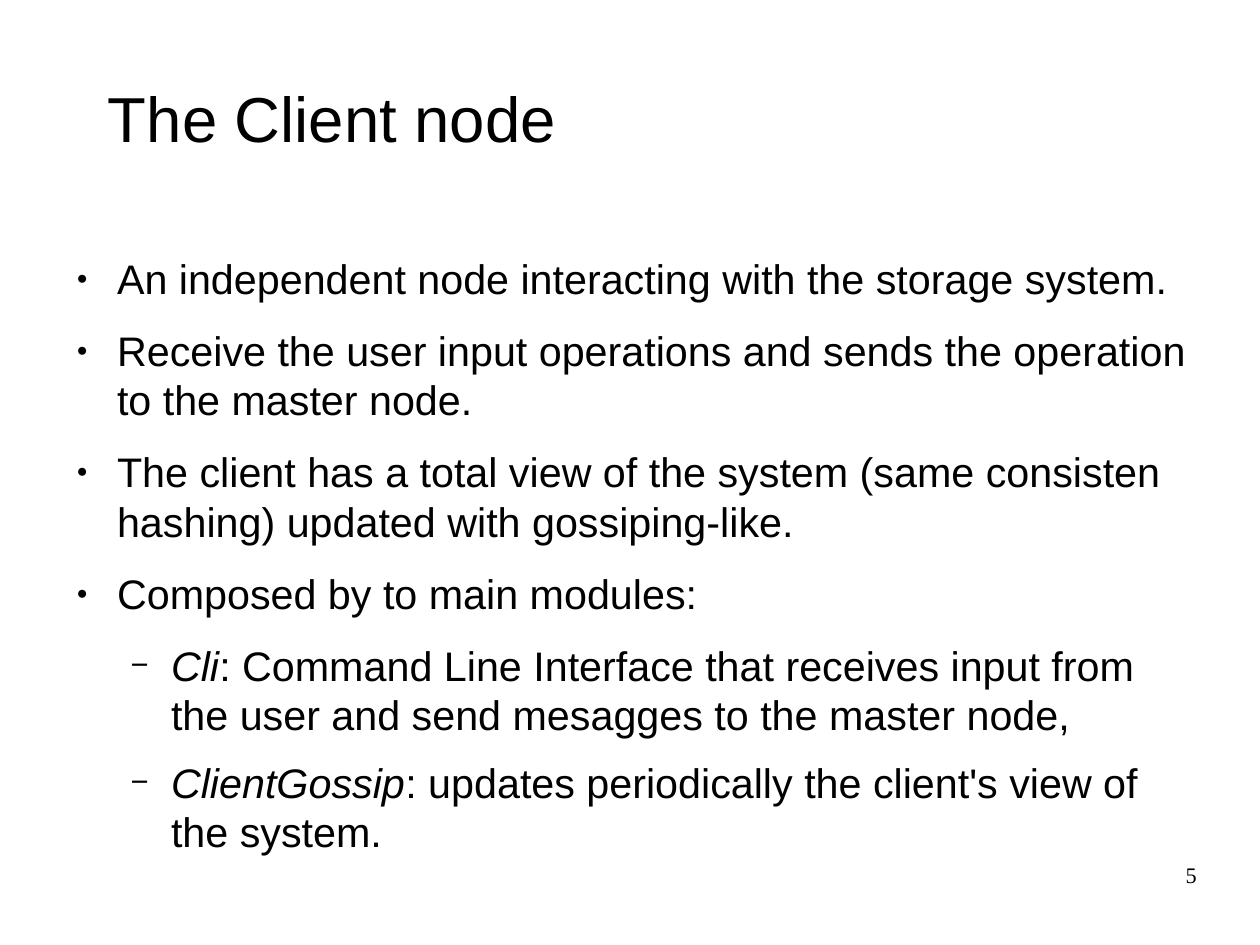
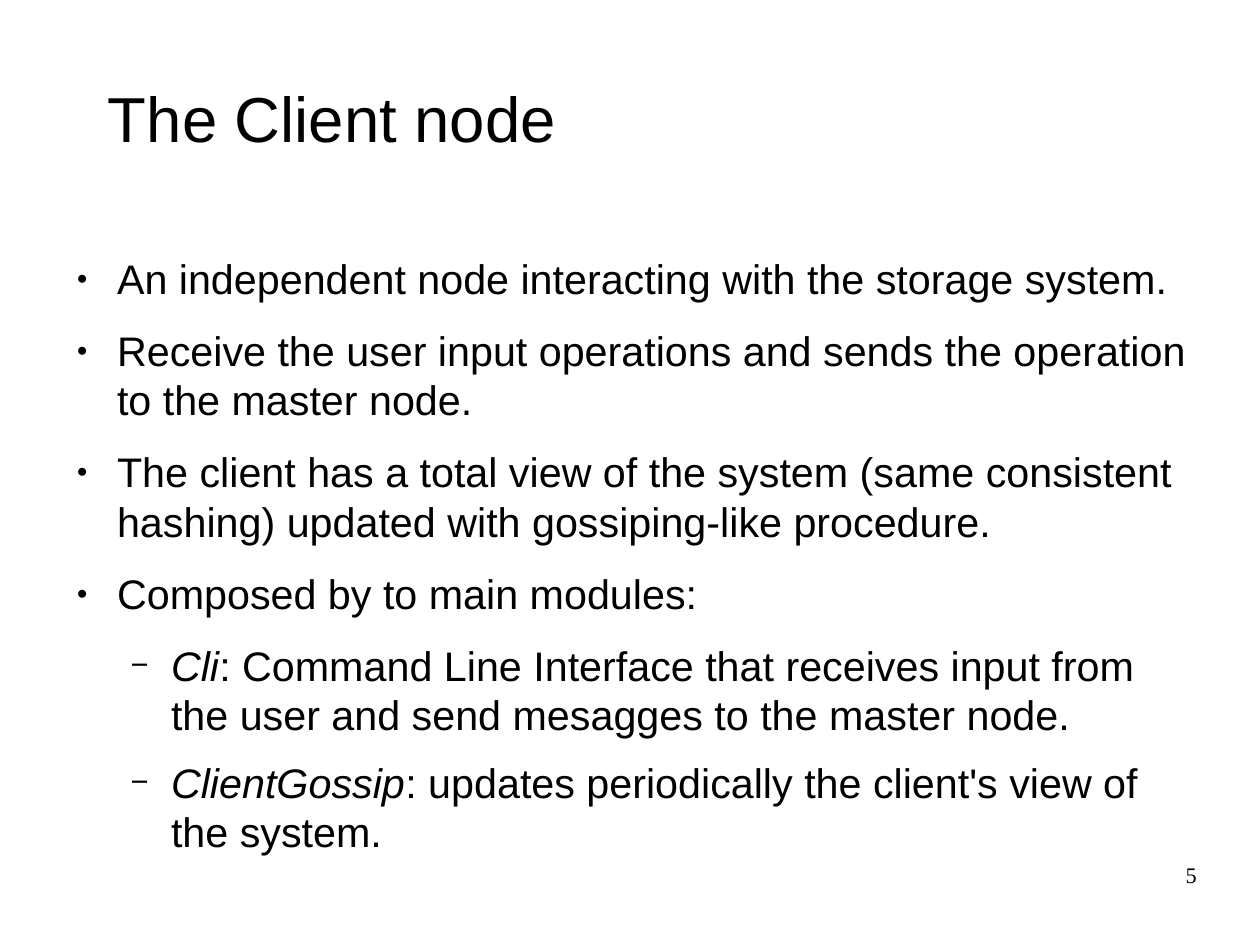
Before and after one commit to bhyvex/PAD-FileSystem, a slide deck: slide 5 of docs/Pad-fs_slides/Pad-fs_Neri.odp. Drawn at 1260x945 pixels with LibreOffice and Linux fonts; fonts in the diff are those of the drawing; background and template pictures are left out. Boxes give left, top, right and bottom in pixels: in the first picture for what was removed or moved away, otherwise in the second. Text is boxed around its words. In the diff, an @@ line names an element or a change of style, - is before the commit and + after.

```diff
--- a/docs/Pad-fs_slides/Pad-fs_Neri.odp
+++ b/docs/Pad-fs_slides/Pad-fs_Neri.odp
@@ text at bbox=[117, 457, 1172, 545]: text changed @@
-● The client has a total view of the system (same consisten hashing) updated with gossiping-like.
+● The client has a total view of the system (same consistent hashing) updated with gossiping-like procedure.
@@ text at bbox=[171, 651, 1133, 738]: text changed @@
-  − Cli: Command Line Interface that receives input from the user and send mesagges to the master node,
+  − Cli: Command Line Interface that receives input from the user and send mesagges to the master node.
```
Also in this commit, not shown: 3 other slides changed, 1 other file.
